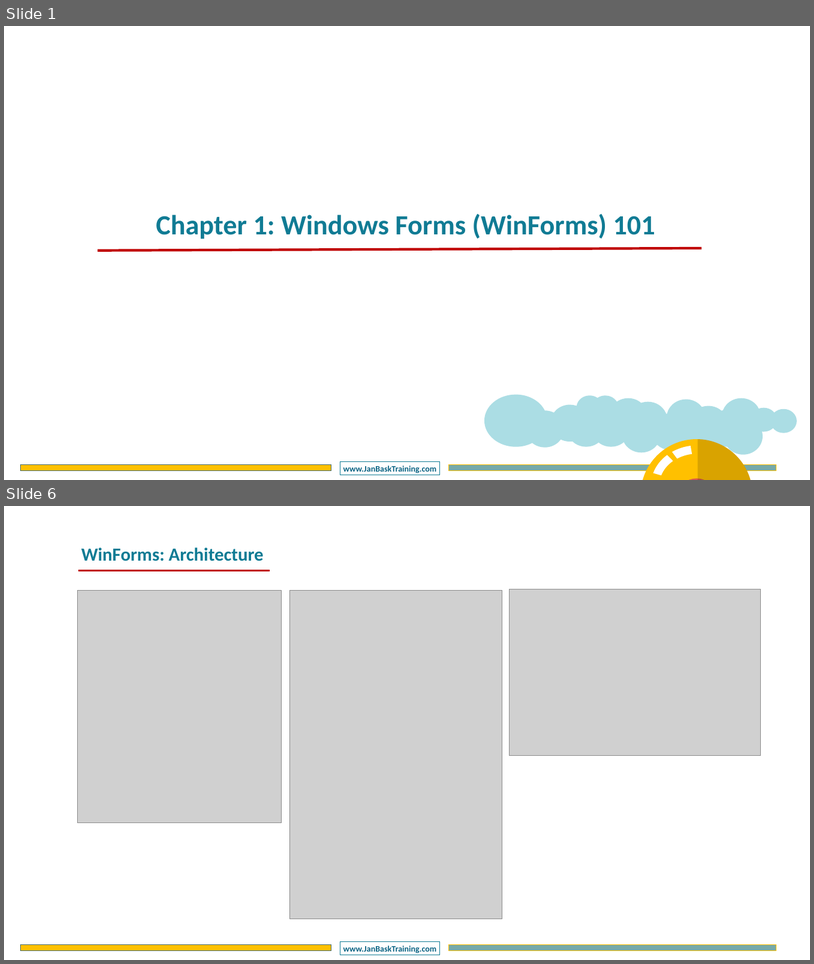
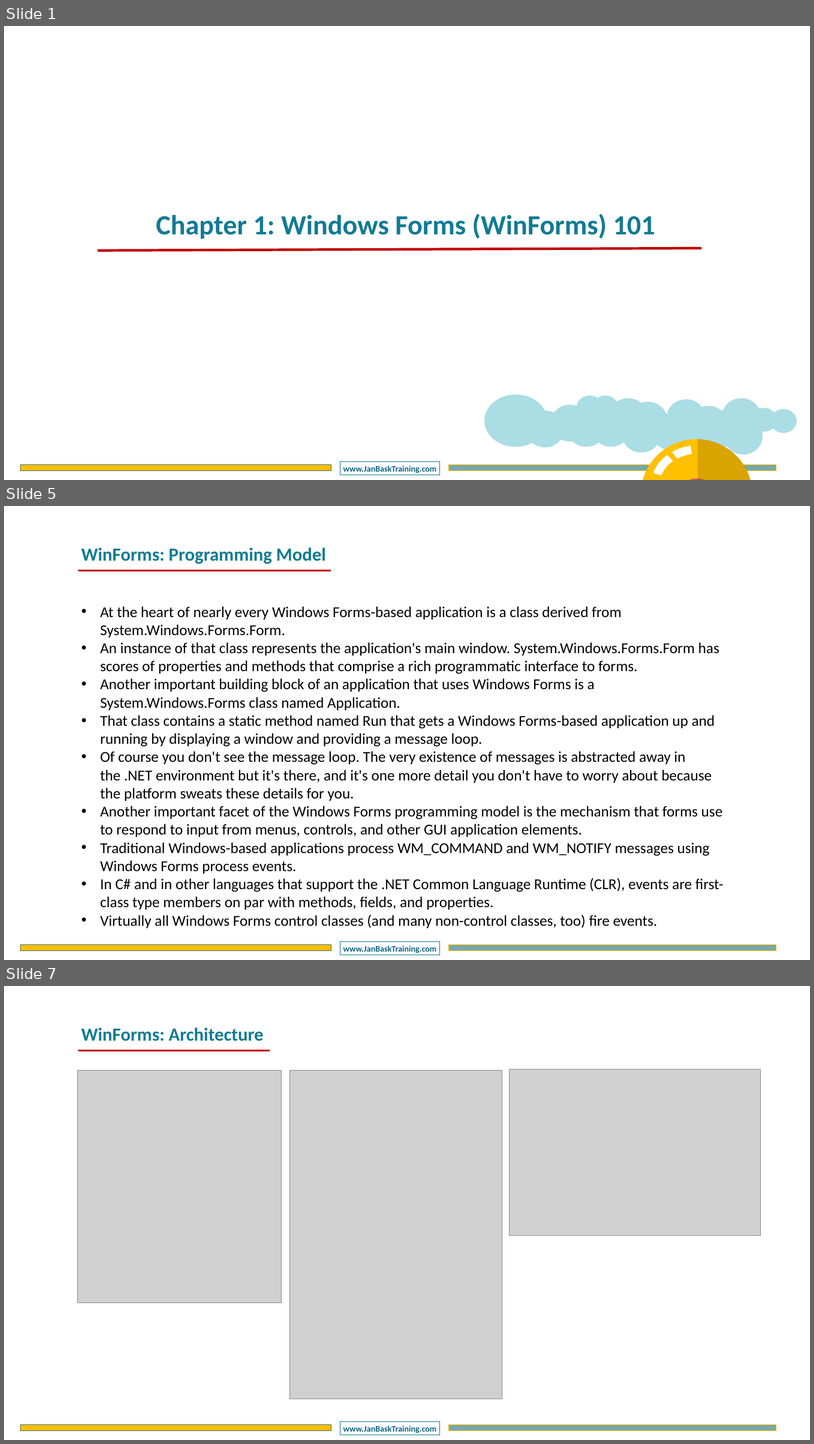
Before and after one commit to DotNetTraining/DotNetDesktop, a slide deck: slides/WFA/WFA - Chapter1.pptx. Shown one above the other, each under a label of ours: slides 1 and 6 before the commit, slides 1, 5 and 7 after it; the slides between them are not shown. The pictures are 814x964 and 814x1444 pixels, drawn with LibreOffice and Linux fonts; fonts in the diff are those of the drawing; grey boxes stand for pictures; background and template pictures are left out. Boxes give left, top, right and bottom in pixels: in the first picture for what was removed or moved away, otherwise in the second. Text is boxed around its words. In the diff, an @@ line names an element or a change of style, - is before the commit and + after.

```diff
--- a/slides/WFA/WFA - Chapter1.pptx
+++ b/slides/WFA/WFA - Chapter1.pptx
@@ slide 5 added at (x1=4, y1=506, x2=810, y2=960), background #FFFFFF; not listed: 3 template elements that a slide beside it also shows @@
@@ text added at (x1=81, y1=547, x2=326, y2=564), 44 pt, text #107B94, bold @@
+WinForms: Programming Model
@@ line added from (78, 571) to (331, 571), #C00000 4.5 pt @@
@@ text added at (x1=100, y1=606, x2=724, y2=928), 36 pt, text #000000 @@
+• At the heart of nearly every Windows Forms-based application is a class derived from System.Windows.Forms.Form.
+• An instance of that class represents the application's main window. System.Windows.Forms.Form has scores of properties and methods that comprise a rich programmatic interface to forms.
+• Another important building block of an application that uses Windows Forms is a System.Windows.Forms class named Application.
+• That class contains a static method named Run that gets a Windows Forms-based application up and running by displaying a window and providing a message loop.
+• Of course you don't see the message loop. The very existence of messages is abstracted away in the .NET environment but it's there, and it's one more detail you don't have to worry about because the platform sweats these details for you.
+• Another important facet of the Windows Forms programming model is the mechanism that forms use to respond to input from menus, controls, and other GUI application elements.
+• Traditional Windows-based applications process WM_COMMAND and WM_NOTIFY messages using Windows Forms process events.
+• In C# and in other languages that support the .NET Common Language Runtime (CLR), events are first-class type members on par with methods, fields, and properties.
+• Virtually all Windows Forms control classes (and many non-control classes, too) fire events.
@@ what was slide 6 is now slide 7 @@
```
Also in this commit, not shown: 6 slides changed, 3 slides removed, 1 other file.
